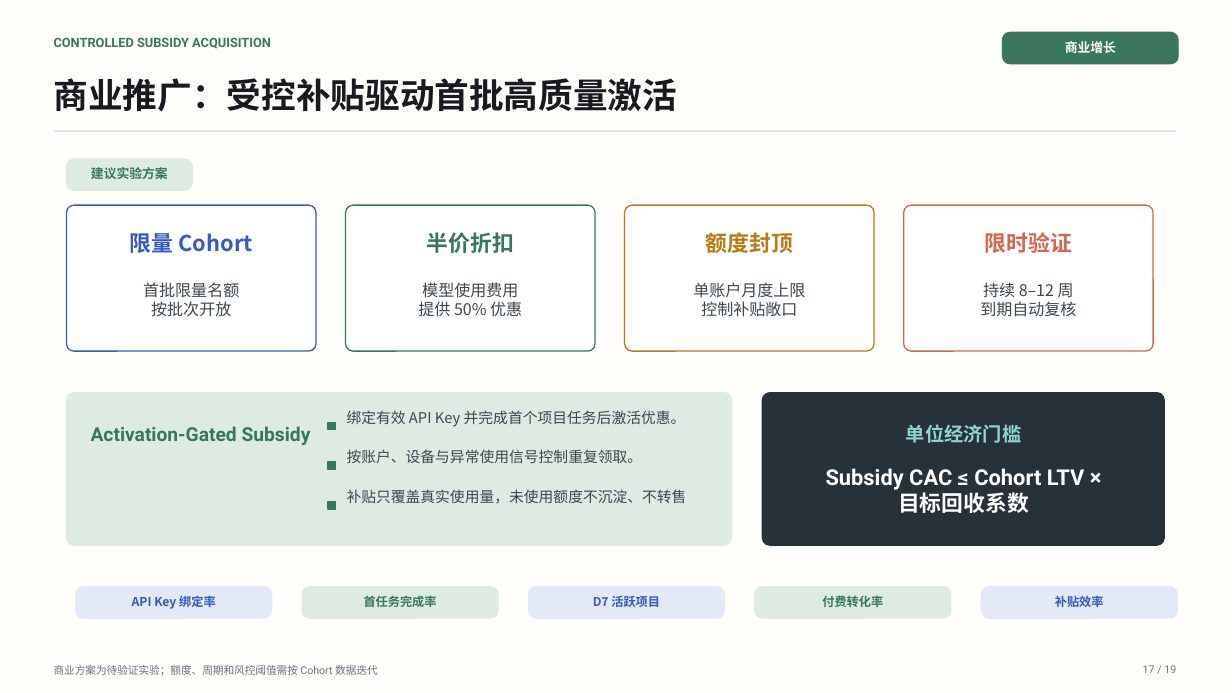
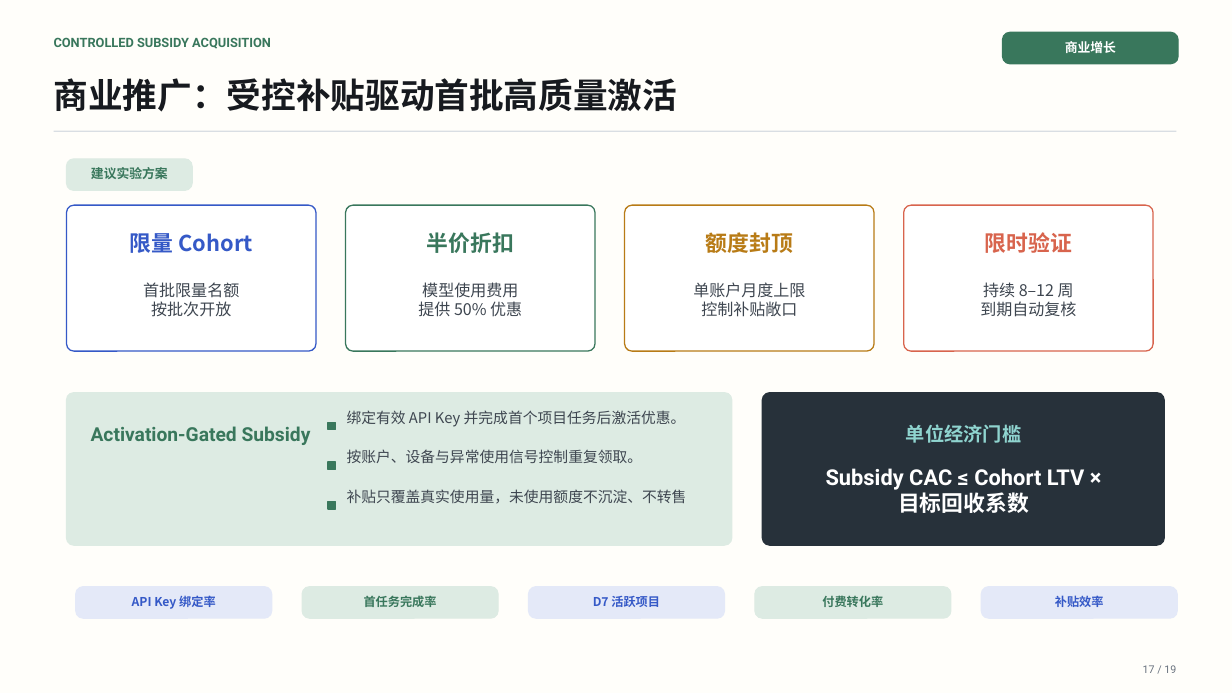
Before and after one commit to 2830500285/BAI-Work, a slide deck: slide 17 of docs/presentation/BAI-Work-Defense-Deck.pptx. Drawn at 1232x693 pixels with LibreOffice and Linux fonts; fonts in the diff are those of the drawing. Boxes give left, top, right and bottom in pixels: in the first picture for what was removed or moved away, otherwise in the second. Text is boxed around its words. In the diff, an @@ line names an element or a change of style, - is before the commit and + after.

```diff
--- a/docs/presentation/BAI-Work-Defense-Deck.pptx
+++ b/docs/presentation/BAI-Work-Defense-Deck.pptx
@@ text removed at bbox=[54, 665, 378, 676] @@
-商业方案为待验证实验；额度、周期和风控阈值需按 Cohort 数据迭代
```
Also in this commit, not shown: 16 other slides changed, 1 other file.
